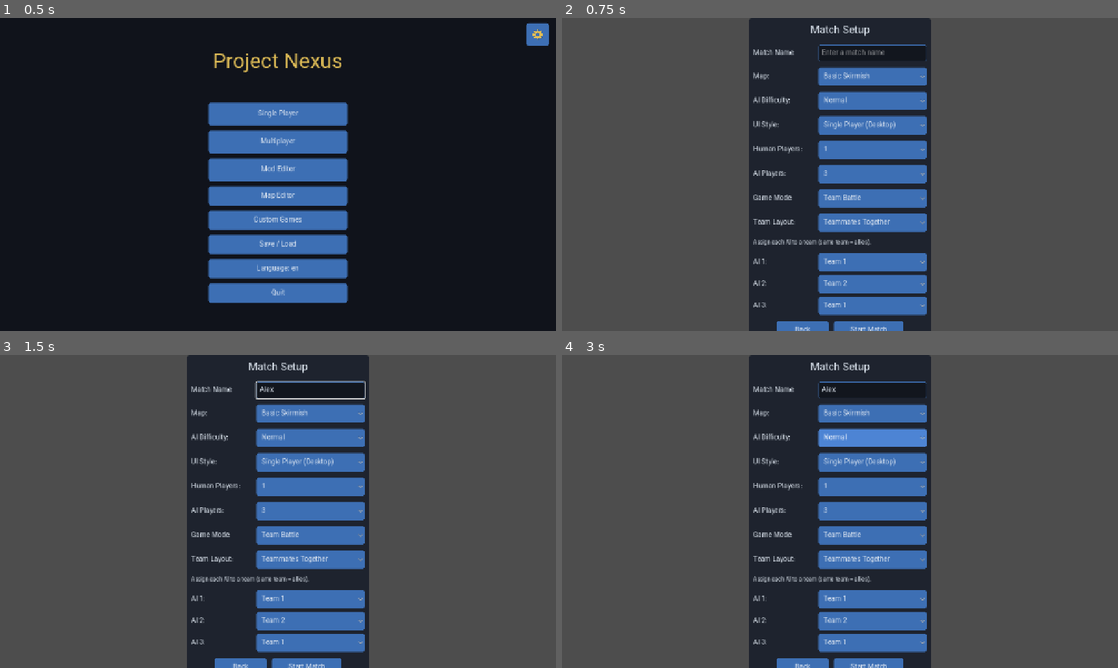
Above: before the commit, frames 1-4 (two rows, left to right).
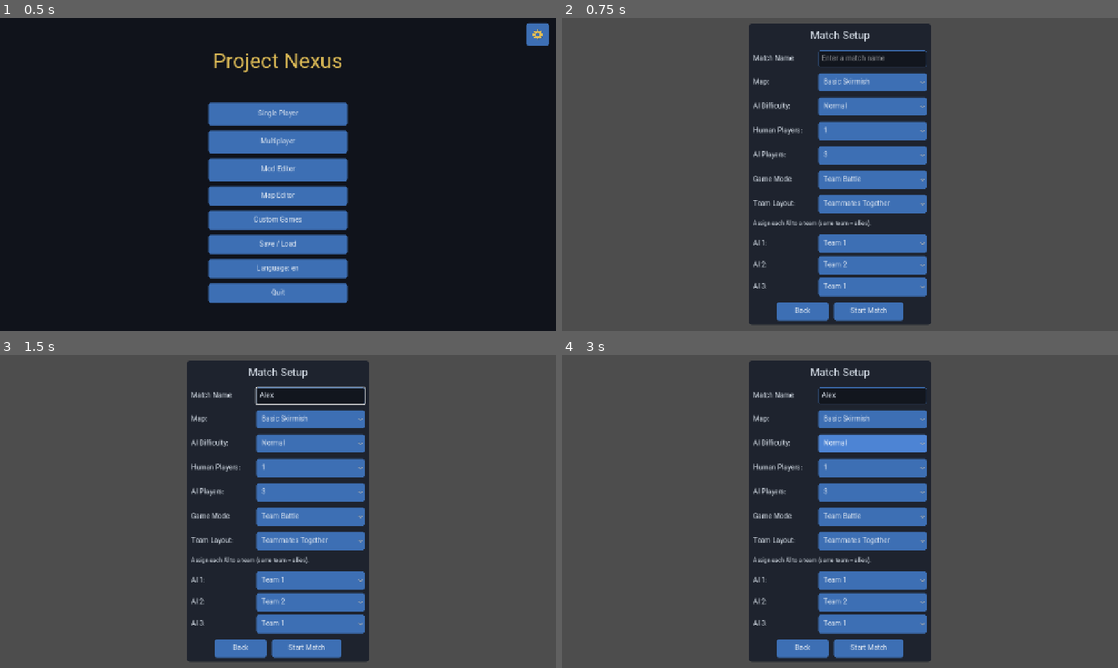
Above: after the commit, the same moments.

Repository: golshandvr-del/Sjalwmbdjdlxl
Game: Godot game, scene res://scenes/main_menu.tscn
Same seed, same stepped clock (60 frames per second), same inputs: the game is played once before the commit and once after it.
Inputs (mouse positions are in pixels of both pictures, inside the frame that each line leads up to):
- Up to frame 1 (0.5 s): no input
- Up to frame 2 (0.75 s): click "Single Player" at 0.5 s
- Up to frame 3 (1.5 s): click (311, 389) at 1.27 s; type "Alex" at 1.35 s
- Up to frame 4 (3 s): click "Normal" at 2 s; click "Normal" at 2.75 s

Frame 1 is identical in both runs. In frame 2, 14% of the frame differs, in the area x 33-67%, y 0-100%; in frame 3, 14%; in frame 4, 14%.

Commit message:
refactor(setup): remove per-match UI style dropdown; resolve game scene from global ui_mode (MB4.4/bug15)

Diff:
--- a/ui/shared/match_setup.gd
+++ b/ui/shared/match_setup.gd
@@ -8,7 +8,10 @@
 #   - Scenario / map   (any scenario installed in the `scenarios` catalog:
 #                       shipped ones + anything a mod or .nexpack added)
 #   - AI difficulty    (easy / normal / hard)  -- the DEFAULT for AI players
-#   - UI style         (desktop keyboard/mouse HUD vs mobile touch HUD)
+#
+# The desktop-vs-mobile HUD choice used to live here; as of MB4.4 (bug 15) it is
+# a GLOBAL preference (GameSettings.ui_mode) set in the Options panel, and the
+# game scene is resolved from it on Start (_resolve_game_scene).
 #
 # On "Start", the chosen configuration is written into a UI-only WorldState
 # section (`match_config`) that GameBootstrap.setup_skirmish reads, a shared
@@ -36,7 +39,6 @@
 
 var _scenario_option: OptionButton
 var _difficulty_option: OptionButton
-var _style_option: OptionButton
 # R1 fields: match name, human/AI counts, and game mode.
 var _name_edit: LineEdit
 var _humans_option: OptionButton
@@ -124,7 +126,9 @@
 
 	_scenario_option = _add_labeled_option(box, "ui.setup.map")
 	_difficulty_option = _add_labeled_option(box, "ui.setup.difficulty")
-	_style_option = _add_labeled_option(box, "ui.setup.ui_style")
+	# MB4.4 (bug 15): the desktop/mobile UI choice is now a GLOBAL preference
+	# (GameSettings.ui_mode), configured once in the Options panel, so it is NOT
+	# shown here any more. The game scene is resolved from that setting on Start.
 
 	# R1.3 / R1.4: human + AI player counts (1..8 humans, 0..7 AIs).
 	_humans_option = _add_labeled_option(box, "ui.setup.humans")
@@ -152,11 +156,6 @@
 	for layout in _layouts:
 		_layout_option.add_item(_loc.t("ui.setup.layout_%s" % layout))
 	_layout_option.selected = 0
-
-	# UI style choices: desktop first (index 0), mobile second (index 1).
-	_style_option.add_item(_loc.t("ui.menu.single_desktop"))
-	_style_option.add_item(_loc.t("ui.menu.single_mobile"))
-	_style_option.selected = 0
 
 	# MB2.2 (bug 5): AI team-grouping panel. A hint line plus a dynamically-built
 	# list of "AI N -> Team" rows. It mirrors the multiplayer host lobby's grouping
@@ -399,7 +398,9 @@
 	# pure UI hint -- the deterministic core treats every human player the same.
 	config["hot_seat"] = _is_hotseat_setup
 
-	var game_scene: String = MOBILE_SCENE if _style_option.selected == 1 else DESKTOP_SCENE
+	# MB4.4 (bug 15): resolve the game scene from the GLOBAL ui_mode preference
+	# instead of a per-match dropdown. "auto" picks mobile/desktop from the device.
+	var game_scene: String = _resolve_game_scene()
 
 	# Persist locale for the next scene, exactly like the main menu does.
 	var prefs: Dictionary = Nexus.world_state.get_section("ui_prefs")
@@ -427,3 +428,22 @@
 	await get_tree().process_frame
 	overlay.set_progress(1.0)
 	get_tree().change_scene_to_file(game_scene)
+
+
+# MB4.4 (bug 15): pick the game scene from the global ui_mode preference.
+# "desktop"/"mobile" are honoured directly; "auto" is resolved from the device
+# profile via GameSettings.resolve_ui_mode_for (mobile platform / touchscreen /
+# small screen -> mobile HUD). Kept out of _on_start so it is easy to read/test.
+func _resolve_game_scene() -> String:
+	var settings: GameSettings = GameSettings.new(Nexus.world_state)
+	settings.load_from_file()
+	var setting: String = settings.get_ui_mode()
+	var is_mobile: bool = OS.has_feature("mobile")
+	var has_touch: bool = DisplayServer.is_touchscreen_available()
+	var short_edge: float = 0.0
+	var vp: Viewport = get_viewport()
+	if vp != null:
+		var vs: Vector2 = vp.get_visible_rect().size
+		short_edge = minf(vs.x, vs.y)
+	var resolved: String = GameSettings.resolve_ui_mode_for(setting, is_mobile, has_touch, short_edge)
+	return MOBILE_SCENE if resolved == "mobile" else DESKTOP_SCENE
